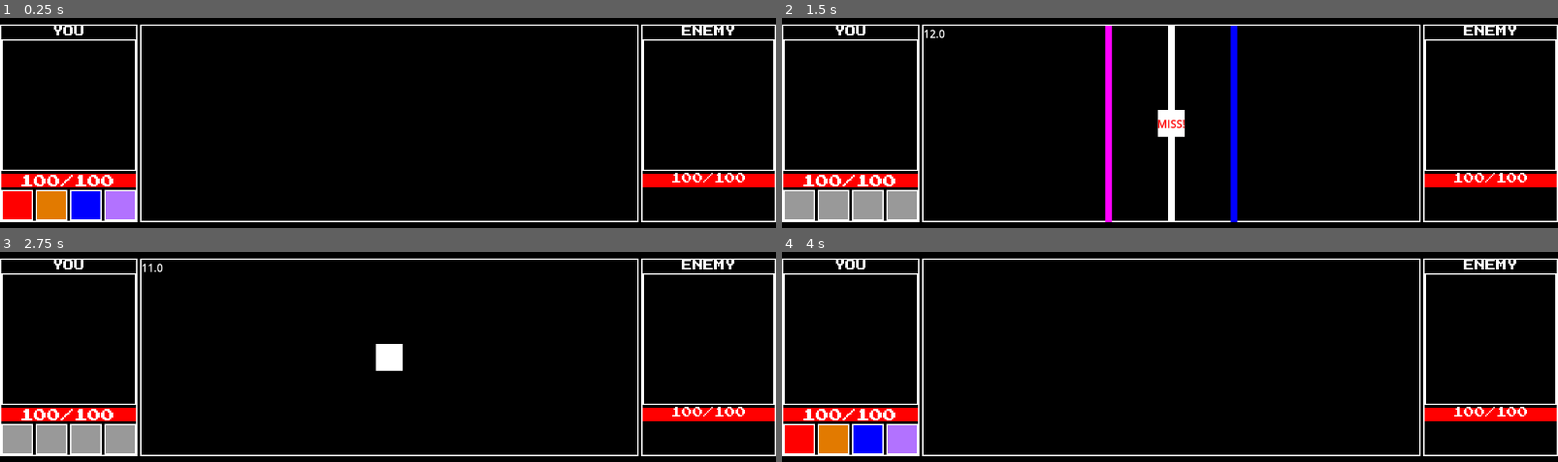
Above: before the commit, frames 1-4 (two rows, left to right).
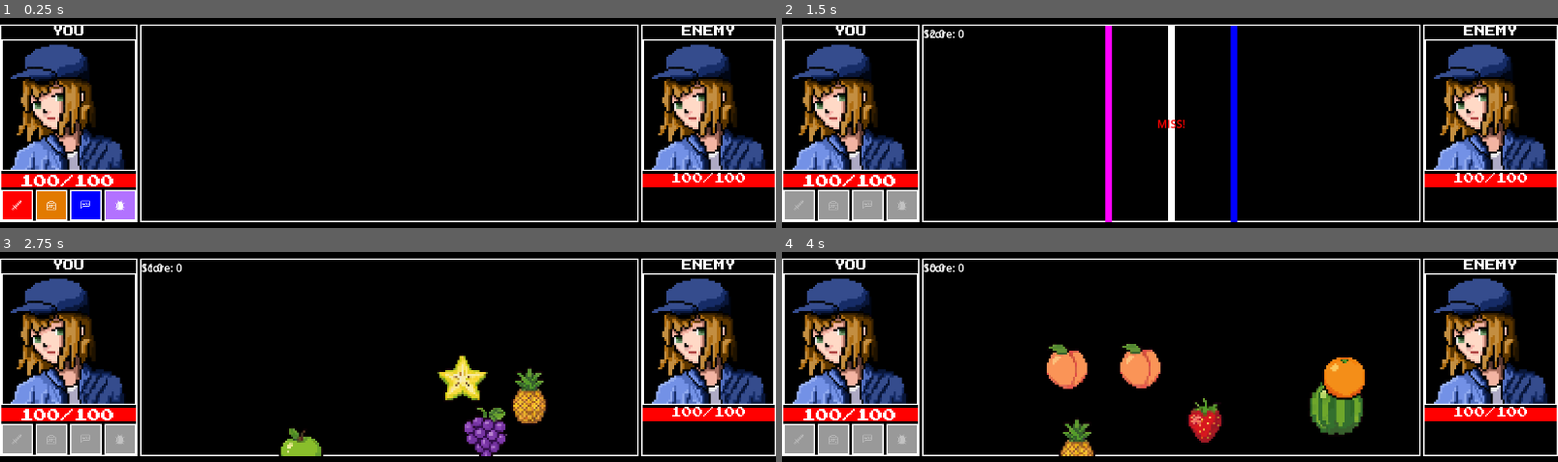
Above: after the commit, the same moments.

Repository: xssmusashi/testrepo_game
Game: Godot game, scene res://main/battle/battle.tscn
Two runs of this game, one before a commit and one after it. Both use one fixed random seed, a clock stepped at 60 frames per second and the inputs below. Before the commit the project starts from res://main/battle.tscn.
Inputs (mouse positions are in pixels of both pictures, inside the frame that each line leads up to):
- Up to frame 1 (0.25 s): no input
- Up to frame 2 (1.5 s): click (797, 204) at 0.5 s; tap Enter (ui_accept) at 1.25 s; move the mouse to (1340, 211) at 1.27 s; hold D (right) from 1.28 s (still down); click (1340, 211) at 1.42 s
- Up to frame 3 (2.75 s): tap Enter (ui_accept) at 1.52, 2, 2.27 s; move the mouse to (outside the picture) at 2.02 s; release D (right) at 2.03 s; hold S (down) from 2.03 s (still down)
- Up to frame 4 (4 s): move the mouse to (1247, 371) at 2.77 s; release S (down) at 2.78 s; hold D (right) 2.78-3.53 s; move the mouse to (outside the picture) at 3.52 s; hold W (up) from 3.53 s (still down); click (outside the picture) at 3.67 s; tap Enter (ui_accept) at 3.77 s

The runs differ from the first frame. In frame 1, 10% of the frame differs, in the area x 1-99%, y 12-92%; in frame 2, 11%; in frame 3, 14%; in frame 4, 17%, in the area x 0-99%, y 5-98%.

Commit message:
fixes

Diff:
--- a/main/battle.gd
+++ b/main/battle/battle.gd
@@ -11,7 +11,7 @@
 @onready var hack_button = $VBoxContainer/MainPanel/You/PanelContainer2/FunctionButtons/Hack
 @onready var inventory_ui = $VBoxContainer/InventoryUI
 
-@onready var enemy_attack = enemy_attack_shield_orbit
+@onready var enemy_attack = enemy_attack_fruit_slash
 
 # ОБЯЗАТЕЛЬНО: объявляем переменную, чтобы не было ошибки "not declared"
 var attack_running := false
--- a/main/battle.tscn
+++ b/main/battle/battle.tscn
@@ -1,15 +1,15 @@
 [gd_scene load_steps=29 format=3 uid="uid://dajsoxawargk1"]
 
-[ext_resource type="Script" uid="uid://cpf0vof1la4bo" path="res://main/battle.gd" id="1_ip7xm"]
+[ext_resource type="Script" uid="uid://cpf0vof1la4bo" path="res://main/battle/battle.gd" id="1_ip7xm"]
 [ext_resource type="PackedScene" uid="uid://cxy262yld4soa" path="res://main/inventory/inventory_ui.tscn" id="2_c6s1a"]
-[ext_resource type="Texture2D" uid="uid://cc1tayp6vmxrl" path="res://gavno/sprites/Rin/rin_face.png" id="2_oxp8w"]
+[ext_resource type="Texture2D" uid="uid://cc1tayp6vmxrl" path="res://main/main_hero/main_hero_face.png" id="2_oxp8w"]
 [ext_resource type="FontFile" uid="uid://figoqy7xtpx5" path="res://PressStart2P-Regular.ttf" id="2_vkqg8"]
-[ext_resource type="PackedScene" uid="uid://de37unrvy5g8p" path="res://main/player_attack.tscn" id="3_7sfm4"]
+[ext_resource type="PackedScene" uid="uid://de37unrvy5g8p" path="res://main/battle/player_attack.tscn" id="3_7sfm4"]
 [ext_resource type="PackedScene" uid="uid://duq3wnc6qhgw1" path="res://main/enemy_attack_mini_games/enemy_attack_geometry_dash/enemy_attack_geometry_dash.tscn" id="3_o63kq"]
-[ext_resource type="Texture2D" uid="uid://d2iqlbex60a1s" path="res://gavno/sprites/Icons/AttackButton_Icon.png" id="5_33lwt"]
-[ext_resource type="Texture2D" uid="uid://dn63mfionmbs0" path="res://gavno/sprites/Icons/InventoryButton_Icon.png" id="6_c6s1a"]
-[ext_resource type="Texture2D" uid="uid://dl3r7o14ksqff" path="res://gavno/sprites/Icons/SayButton_Icon.png" id="7_vkqg8"]
-[ext_resource type="Texture2D" uid="uid://cy6yl5cu1x4om" path="res://gavno/sprites/Icons/HackButton_Icon.png" id="8_is2p5"]
+[ext_resource type="Texture2D" uid="uid://d2iqlbex60a1s" path="res://main/battle/sprites/AttackButton_Icon.png" id="5_33lwt"]
+[ext_resource type="Texture2D" uid="uid://dn63mfionmbs0" path="res://main/battle/sprites/InventoryButton_Icon.png" id="6_c6s1a"]
+[ext_resource type="Texture2D" uid="uid://dl3r7o14ksqff" path="res://main/battle/sprites/SayButton_Icon.png" id="7_vkqg8"]
+[ext_resource type="Texture2D" uid="uid://cy6yl5cu1x4om" path="res://main/battle/sprites/HackButton_Icon.png" id="8_is2p5"]
 [ext_resource type="PackedScene" uid="uid://bh0uaqro0rbyo" path="res://main/enemy_attack_mini_games/enemy_attack_fruit_slasher/enemy_attack_fruit_slasher.tscn" id="8_xav1o"]
 [ext_resource type="PackedScene" uid="uid://cj1naildc5r7d" path="res://main/enemy_attack_mini_games/enemy_attack_shield_orbit/enemy_attack_shield_orbit.tscn" id="10_xav1o"]
 
--- a/main/player_attack.tscn
+++ b/main/battle/player_attack.tscn
@@ -1,6 +1,6 @@
 [gd_scene load_steps=2 format=3 uid="uid://de37unrvy5g8p"]
 
-[ext_resource type="Script" uid="uid://bi6r8i6rwmnl4" path="res://main/player_attack.gd" id="1_m5rqh"]
+[ext_resource type="Script" uid="uid://bi6r8i6rwmnl4" path="res://main/battle/player_attack.gd" id="1_m5rqh"]
 
 [node name="PlayerAttack" type="Control"]
 layout_mode = 3
--- a/main/intro_manager.tscn
+++ b/main/intro_manager.tscn
@@ -1,9 +1,9 @@
 [gd_scene load_steps=6 format=3 uid="uid://8kwlprvxd0bx"]
 
 [ext_resource type="Script" uid="uid://cnkvkulbdnlhn" path="res://main/intro_manager.gd" id="1_clcxo"]
-[ext_resource type="Texture2D" uid="uid://2fsskayw37xy" path="res://gavno/screens/intro_first_screen.png" id="2_cyw3y"]
-[ext_resource type="Texture2D" uid="uid://bc4ty6mo8ajpv" path="res://gavno/screens/intro_second_screen.png" id="3_1to3y"]
-[ext_resource type="Texture2D" uid="uid://cgbamucoug1m6" path="res://gavno/screens/intro_third_screen.png" id="4_5x1uo"]
+[ext_resource type="Texture2D" uid="uid://2fsskayw37xy" path="res://main/title_screens/intro_first_screen.png" id="2_cyw3y"]
+[ext_resource type="Texture2D" uid="uid://bc4ty6mo8ajpv" path="res://main/title_screens/intro_second_screen.png" id="3_1to3y"]
+[ext_resource type="Texture2D" uid="uid://cgbamucoug1m6" path="res://main/title_screens/intro_third_screen.png" id="4_5x1uo"]
 
 [sub_resource type="LabelSettings" id="LabelSettings_cyw3y"]
 font_size = 14
--- a/main/base_obstacle/obstacles/forest_green_tree.tscn
+++ b/main/locations/forest_1/forest_1_obstacles/forest_green_tree.tscn
@@ -1,8 +1,8 @@
 [gd_scene load_steps=7 format=3 uid="uid://c2dfxccqyyxac"]
 
 [ext_resource type="PackedScene" uid="uid://bm2t35r7so2v5" path="res://main/base_obstacle/base_obstacle.tscn" id="1_laqnd"]
-[ext_resource type="Texture2D" uid="uid://cg41k8aovfp7f" path="res://main/base_obstacle/sprites/trees/green_tree.png" id="2_hneyk"]
-[ext_resource type="Shader" uid="uid://b6wxo7h5177ml" path="res://main/base_obstacle/obstacles/forest_green_tree.gdshader" id="3_lkfb3"]
+[ext_resource type="Texture2D" uid="uid://cg41k8aovfp7f" path="res://main/locations/forest_1/forest_1_sprites/green_tree.png" id="2_hneyk"]
+[ext_resource type="Shader" uid="uid://b6wxo7h5177ml" path="res://main/locations/forest_1/forest_1_obstacles/forest_green_tree.gdshader" id="3_lkfb3"]
 
 [sub_resource type="ShaderMaterial" id="ShaderMaterial_lkfb3"]
 shader = ExtResource("3_lkfb3")
--- a/main/base_obstacle/obstacles/forest_house.tscn
+++ b/main/locations/forest_1/forest_1_obstacles/forest_house.tscn
@@ -1,8 +1,8 @@
 [gd_scene load_steps=9 format=3 uid="uid://b4h6p3icfel7"]
 
 [ext_resource type="PackedScene" uid="uid://bm2t35r7so2v5" path="res://main/base_obstacle/base_obstacle.tscn" id="1_8udq7"]
-[ext_resource type="Shader" uid="uid://d0o21nngmm31a" path="res://main/base_obstacle/obstacles/forest_house.gdshader" id="2_no31m"]
-[ext_resource type="Texture2D" uid="uid://ecmplv0611li" path="res://main/base_obstacle/sprites/forest_house.png" id="2_y3v6b"]
+[ext_resource type="Shader" uid="uid://d0o21nngmm31a" path="res://main/locations/forest_1/forest_1_obstacles/forest_house.gdshader" id="2_no31m"]
+[ext_resource type="Texture2D" uid="uid://ecmplv0611li" path="res://main/locations/forest_1/forest_1_sprites/forest_house.png" id="2_y3v6b"]
 
 [sub_resource type="ShaderMaterial" id="ShaderMaterial_5pamj"]
 shader = ExtResource("2_no31m")
--- a/main/base_obstacle/obstacles/forest_oak_tree.tscn
+++ b/main/locations/forest_1/forest_1_obstacles/forest_oak_tree.tscn
@@ -1,8 +1,8 @@
 [gd_scene load_steps=7 format=3 uid="uid://bwi32u38huvjr"]
 
 [ext_resource type="PackedScene" uid="uid://bm2t35r7so2v5" path="res://main/base_obstacle/base_obstacle.tscn" id="1_tnpb5"]
-[ext_resource type="Texture2D" uid="uid://cysq5mreipvoq" path="res://main/base_obstacle/sprites/trees/oak_tree.png" id="2_7gio5"]
-[ext_resource type="Shader" uid="uid://dvjfgjk4jo8b2" path="res://main/base_obstacle/obstacles/forest_oak_tree.gdshader" id="2_8pa80"]
+[ext_resource type="Texture2D" uid="uid://cysq5mreipvoq" path="res://main/locations/forest_1/forest_1_sprites/oak_tree.png" id="2_7gio5"]
+[ext_resource type="Shader" uid="uid://dvjfgjk4jo8b2" path="res://main/locations/forest_1/forest_1_obstacles/forest_oak_tree.gdshader" id="2_8pa80"]
 
 [sub_resource type="ShaderMaterial" id="ShaderMaterial_gimkf"]
 shader = ExtResource("2_8pa80")
--- a/main/base_obstacle/obstacles/forest_portal.tscn
+++ b/main/locations/forest_1/forest_1_obstacles/forest_portal.tscn
@@ -1,8 +1,8 @@
 [gd_scene load_steps=7 format=3 uid="uid://denfg0mn2ullq"]
 
 [ext_resource type="PackedScene" uid="uid://bm2t35r7so2v5" path="res://main/base_obstacle/base_obstacle.tscn" id="1_kllgw"]
-[ext_resource type="Shader" uid="uid://do737spw41anx" path="res://main/base_obstacle/obstacles/forest_portal.gdshader" id="2_fs0q7"]
-[ext_resource type="Texture2D" uid="uid://btuplxh0ywx12" path="res://main/base_obstacle/sprites/portal.png" id="2_w0l43"]
+[ext_resource type="Shader" uid="uid://do737spw41anx" path="res://main/locations/forest_1/forest_1_obstacles/forest_portal.gdshader" id="2_fs0q7"]
+[ext_resource type="Texture2D" uid="uid://btuplxh0ywx12" path="res://main/locations/forest_1/forest_1_sprites/portal.png" id="2_w0l43"]
 
 [sub_resource type="ShaderMaterial" id="ShaderMaterial_dqlrd"]
 shader = ExtResource("2_fs0q7")
--- a/main/main.tscn
+++ b/main/main.tscn
@@ -1,12 +1,12 @@
 [gd_scene load_steps=20 format=4 uid="uid://bxfmuy5jnbvex"]
 
-[ext_resource type="Texture2D" uid="uid://bo021asdafvw" path="res://gavno/sprites/ForestSprites/grass_floor.png" id="1_3wy1v"]
+[ext_resource type="Texture2D" uid="uid://bo021asdafvw" path="res://main/locations/forest_1/forest_1_sprites/forest_grass_floor.png" id="1_3wy1v"]
 [ext_resource type="PackedScene" uid="uid://c4hymvse8mgh3" path="res://main/player.tscn" id="2_0xm2m"]
 [ext_resource type="Script" uid="uid://3d807hvuj3ye" path="res://main/ground.gd" id="2_kfbq2"]
-[ext_resource type="PackedScene" uid="uid://denfg0mn2ullq" path="res://main/base_obstacle/obstacles/forest_portal.tscn" id="3_c651c"]
-[ext_resource type="PackedScene" uid="uid://bwi32u38huvjr" path="res://main/base_obstacle/obstacles/forest_oak_tree.tscn" id="3_xwkvk"]
-[ext_resource type="PackedScene" uid="uid://c2dfxccqyyxac" path="res://main/base_obstacle/obstacles/forest_green_tree.tscn" id="4_kfbq2"]
-[ext_resource type="PackedScene" uid="uid://b4h6p3icfel7" path="res://main/base_obstacle/obstacles/forest_house.tscn" id="7_4dugh"]
+[ext_resource type="PackedScene" uid="uid://denfg0mn2ullq" path="res://main/locations/forest_1/forest_1_obstacles/forest_portal.tscn" id="3_c651c"]
+[ext_resource type="PackedScene" uid="uid://bwi32u38huvjr" path="res://main/locations/forest_1/forest_1_obstacles/forest_oak_tree.tscn" id="3_xwkvk"]
+[ext_resource type="PackedScene" uid="uid://c2dfxccqyyxac" path="res://main/locations/forest_1/forest_1_obstacles/forest_green_tree.tscn" id="4_kfbq2"]
+[ext_resource type="PackedScene" uid="uid://b4h6p3icfel7" path="res://main/locations/forest_1/forest_1_obstacles/forest_house.tscn" id="7_4dugh"]
 
 [sub_resource type="TileSetAtlasSource" id="TileSetAtlasSource_4dugh"]
 texture = ExtResource("1_3wy1v")
--- a/main/player.tscn
+++ b/main/player.tscn
@@ -1,7 +1,7 @@
 [gd_scene load_steps=22 format=3 uid="uid://c4hymvse8mgh3"]
 
 [ext_resource type="Script" uid="uid://c4b6jvirswh4s" path="res://main/player.gd" id="1_onrkg"]
-[ext_resource type="Texture2D" uid="uid://dwonq5gpaqef2" path="res://gavno/sprites/Rin/rin_spritesheet.png" id="2_i3pqv"]
+[ext_resource type="Texture2D" uid="uid://dwonq5gpaqef2" path="res://main/main_hero/main_hero_spritesheet.png" id="2_i3pqv"]
 
 [sub_resource type="RectangleShape2D" id="RectangleShape2D_hqtel"]
 size = Vector2(11, 8)
Renamed: main/battle.gd.uid -> main/battle/battle.gd.uid
Renamed: main/player_attack.gd -> main/battle/player_attack.gd
Renamed: main/player_attack.gd.uid -> main/battle/player_attack.gd.uid
Binary file added: main/battle/sprites/AttackButton_Icon.png
Not shown, changed: main/battle/sprites/AttackButton_Icon.png.import
Binary file added: main/battle/sprites/HackButton_Icon.png
Not shown, changed: main/battle/sprites/HackButton_Icon.png.import
Binary file added: main/battle/sprites/InventoryButton_Icon.png
Not shown, added: main/battle/sprites/InventoryButton_Icon.png.import
Binary file added: main/battle/sprites/SayButton_Icon.png
Not shown, changed: main/battle/sprites/SayButton_Icon.png.import
Renamed: main/base_obstacle/obstacles/forest_green_tree.gdshader -> main/locations/forest_1/forest_1_obstacles/forest_green_tree.gdshader
(and 35 more such lines)
